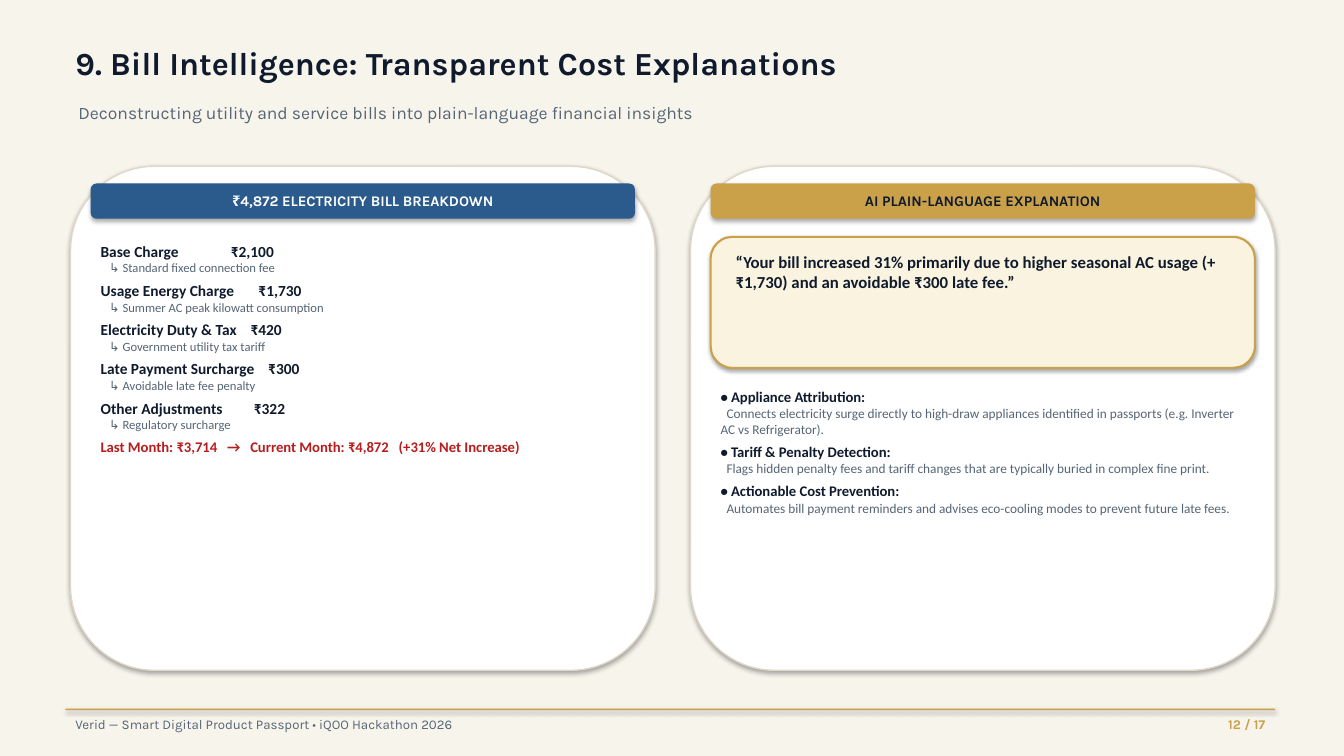
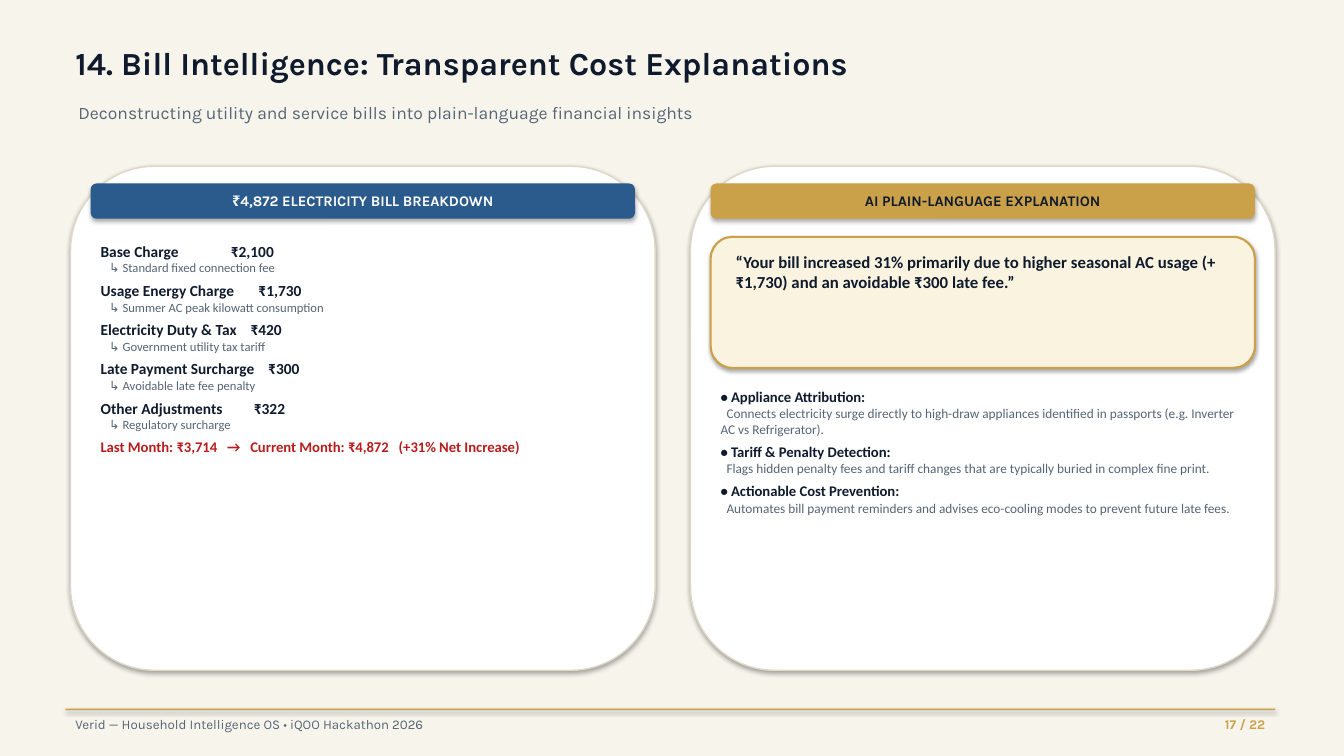
Before and after one commit to ATS-AI-6278/IQ-Hackathon, a slide deck: slide 17 of Smart_Product_Passport_Project_Presentation.pptx (slide 12 before the commit). Drawn at 1344x756 pixels with LibreOffice and Linux fonts; fonts in the diff are those of the drawing. Boxes give left, top, right and bottom in pixels: in the first picture for what was removed or moved away, otherwise in the second. Text is boxed around its words. In the diff, an @@ line names an element or a change of style, - is before the commit and + after.

Commit message:
feat(presentation): upgrade to next-gen 22-slide Household Intelligence OS with AI mockups and product graph

```diff
--- a/Smart_Product_Passport_Project_Presentation.pptx
+++ b/Smart_Product_Passport_Project_Presentation.pptx
@@ text at (75,52,847,83): text changed @@
-9. Bill Intelligence: Transparent Cost Explanations
+14. Bill Intelligence: Transparent Cost Explanations
@@ text at (75,720,423,732): text changed @@
-Verid — Smart Digital Product Passport • iQOO Hackathon 2026
+Verid — Household Intelligence OS • iQOO Hackathon 2026
@@ text at (1225,720,1265,729): text changed @@
-12 / 17
+17 / 22
```
Also in this commit, not shown: 12 other slides changed, 9 slides added, 4 slides removed, 26 other files.
